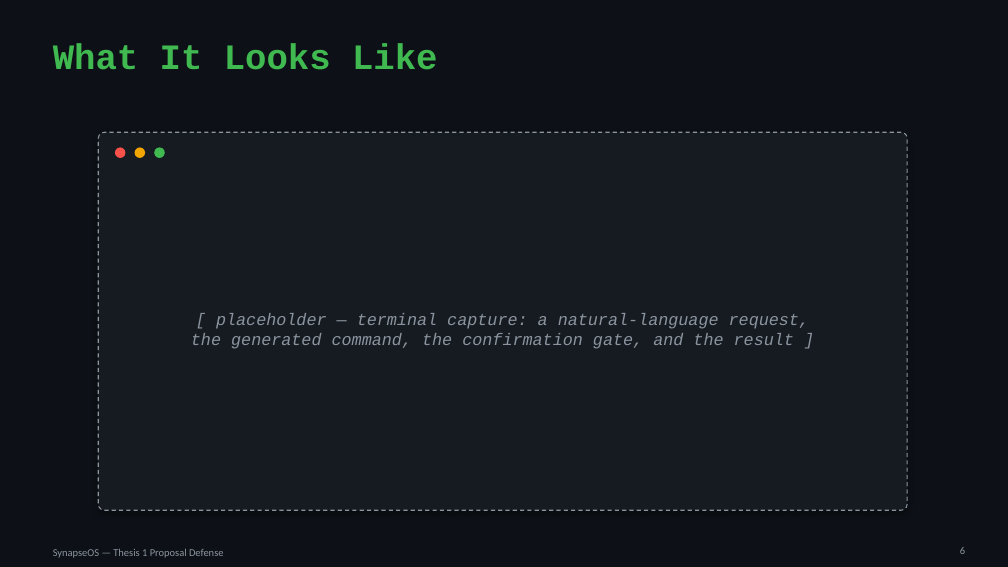
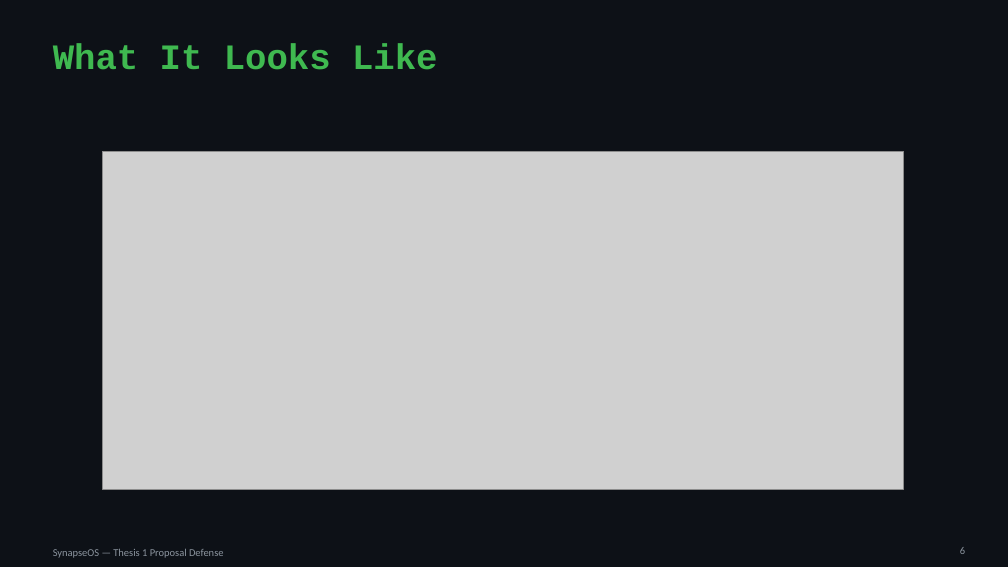
Before and after one commit to willardcsoriano/thesis, a slide deck: slide 6 of thesis 1/defense/SynapseOS_Proposal_Defense.pptx. Drawn at 1008x567 pixels with LibreOffice and Linux fonts; fonts in the diff are those of the drawing; grey boxes stand for pictures. Boxes give left, top, right and bottom in pixels: in the first picture for what was removed or moved away, otherwise in the second. Text is boxed around its words. In the diff, an @@ line names an element or a change of style, - is before the commit and + after.

Commit message:
docs(defense): replace both placeholders with real captured footage
Slides 6 and 8 now show the actual prototype instead of a dashed
placeholder box: a looping GIF of a full exchange ("what's in this
folder?" -> command -> answer), and a screenshot of the safety gate
actually catching rm -f *.log and asking for confirmation. Both are
real captures, not mockups - driven through a real pty with scripted
keystrokes and rendered straight from the captured terminal state via
pyte + Pillow, no X11/screen-recording/sudo needed. Reworked slide 8's
layout (shrunk the two ability cards) to fit the screenshot properly.

```diff
--- a/thesis 1/defense/SynapseOS_Proposal_Defense.pptx
+++ b/thesis 1/defense/SynapseOS_Proposal_Defense.pptx
@@ rounded rectangle removed at box(98, 132, 907, 510) @@
@@ ellipse removed at box(115, 147, 126, 158) @@
@@ ellipse removed at box(135, 147, 145, 158) @@
@@ ellipse removed at box(154, 147, 165, 158) @@
@@ picture added at box(102, 151, 904, 489) @@
@@ text removed at box(191, 313, 809, 349) @@
-[ placeholder — terminal capture: a natural-language request,
-the generated command, the confirmation gate, and the result ]
```
Also in this commit, not shown: 1 other slide changed, 4 other files.
